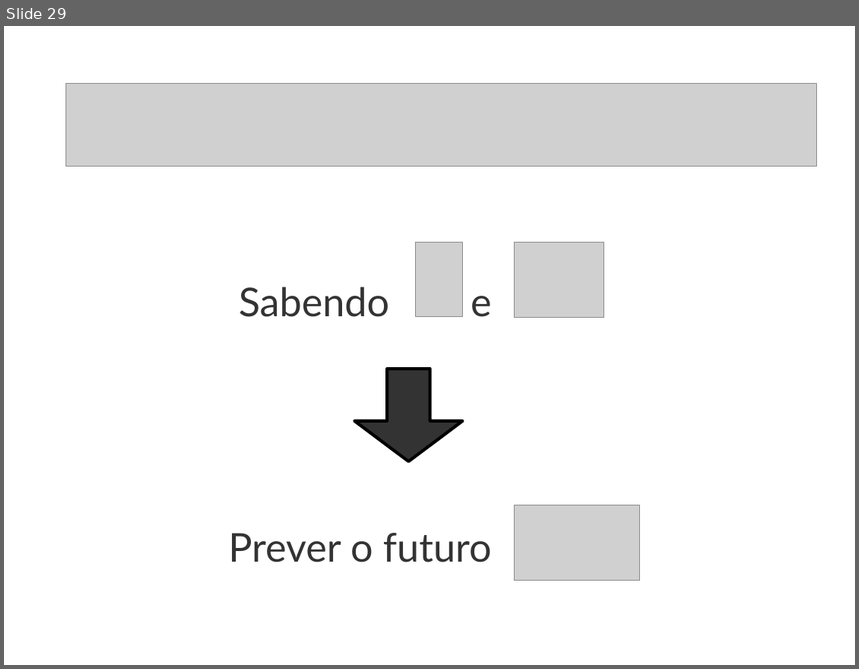
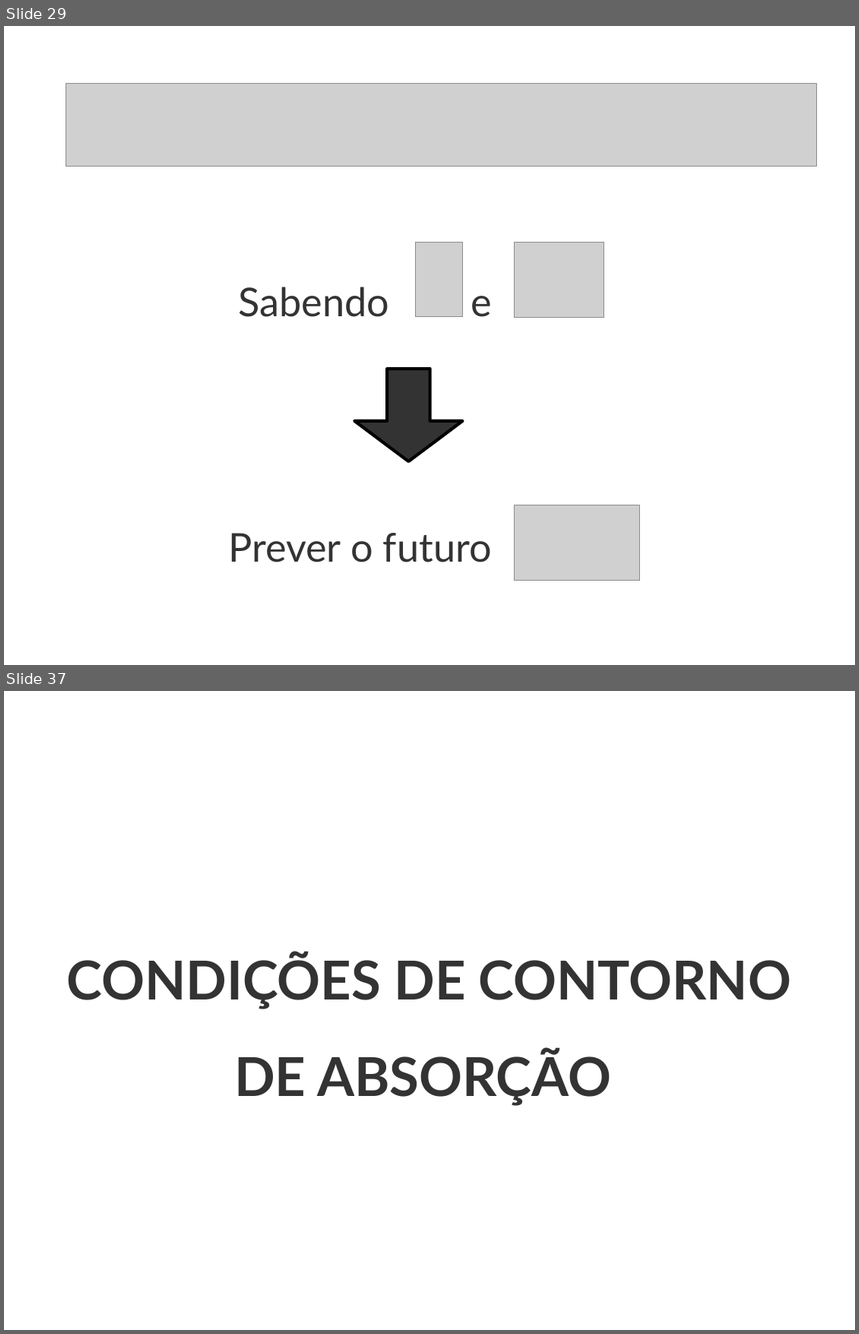
Before and after one commit to leouieda/aula-diferencas-finitas, a slide deck: modelagem-direta-diferencas-finitas.odp. Shown one above the other, each under a label of ours: slide 29 before the commit, slides 29 and 37 after it; the slides between them are not shown. The pictures are 859x669 and 859x1334 pixels, drawn with LibreOffice and Linux fonts; fonts in the diff are those of the drawing; grey boxes stand for pictures. Boxes give left, top, right and bottom in pixels: in the first picture for what was removed or moved away, otherwise in the second. Text is boxed around its words. In the diff, an @@ line names an element or a change of style, - is before the commit and + after.

```diff
--- a/modelagem-direta-diferencas-finitas.odp
+++ b/modelagem-direta-diferencas-finitas.odp
@@ slide 37 added at [4,691,855,1330], background #FFFFFF @@
@@ title added at [67,953,791,1106], 50 pt, text #333333, bold @@
+CONDIÇÕES DE CONTORNO DE ABSORÇÃO
```
Also in this commit, not shown: 1 slide changed, 32 other slides added, 4 other files.
